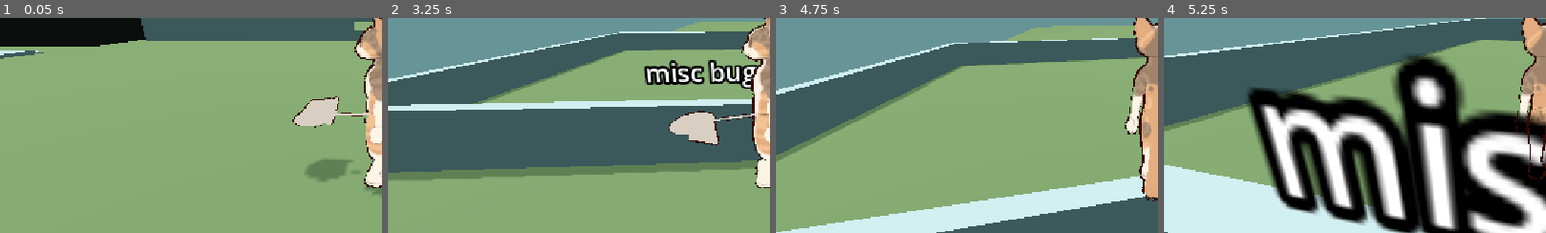
Above: before the commit, frames 1-4 (left to right).
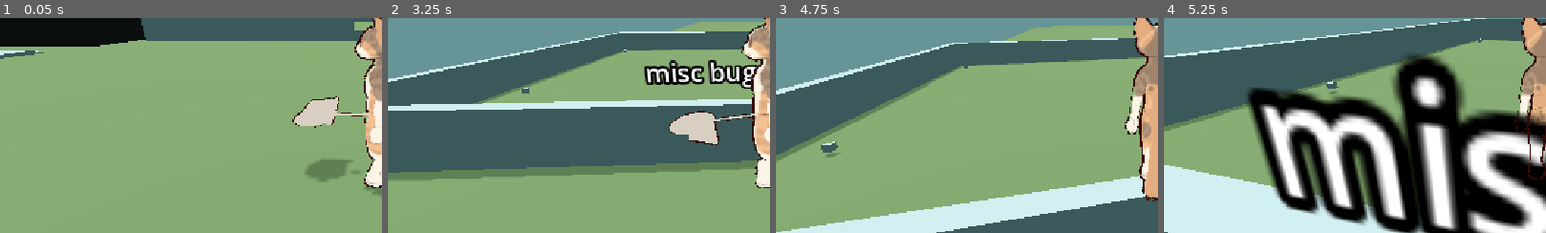
Above: after the commit, the same moments.

Repository: LaurenZeigler/Bug-Catcher
Game: Godot game, scene res://assets/_Scenes/Prototyping/Playground.tscn
The game is run twice, just before and just after one commit, with the same random seed, the same clock (stepped at 60 frames per second) and the same inputs.
Inputs (mouse positions are % of the whole screen's width and height, from its top left):
- Up to frame 1 (0.05 s): no input
- Up to frame 2 (3.25 s): move the mouse to (49, 52) at 0.52 s; hold Ctrl (sneak) 0.53-1.28 s; hold W (move_up) 0.53-2.78 s; tap Space (jump) at 0.77, 1.52, 3.02 s; move the mouse to (57, 51) at 1.27 s; tap Shift (sprint) at 1.35 s; move the mouse to (42, 49) at 2.02 s; hold E (use_tool) 2.03-2.78 s; move the mouse to (51, 50) at 2.77 s; hold A (move_left) from 2.78 s (still down); tap Ctrl (sneak) at 2.85 s
- Up to frame 3 (4.75 s): move the mouse to (46, 48) at 3.52 s; release A (move_left) at 3.53 s; hold Shift (sprint) 3.53-4.28 s; hold W (move_up) from 3.53 s (still down); tap Space (jump) at 3.77, 4.52 s; move the mouse to (55, 50) at 4.27 s; tap E (use_tool) at 4.35 s
- Up to frame 4 (5.25 s): keep holding W (move_up); move the mouse to (45, 50) at 5.02 s; hold Ctrl (sneak) from 5.03 s (still down)
The pictures show only the part of the screen within x 0-50%, y 35-85%; the shares and areas given below are measured in that part.

The runs differ from the first frame. In frame 2, less than 0.1% of the frame differs, in the area x 35-63%, y 14-36%; in frame 3, 0.2%, in the area x 11-51%, y 22-65%; in frame 4, 0.1%.

Commit message:
bug fixed bugs, rotation, navigation, findparentbait

Diff:
--- a/bugc/assets/Bugs/bFunction/bugBehavior.gd
+++ b/bugc/assets/Bugs/bFunction/bugBehavior.gd
@@ -32,6 +32,7 @@
 
 var isRunning : bool = false
 var playerTarget
+var bait_list : Array
 var bait
 
 var target_position : Vector3
@@ -52,7 +53,7 @@
 		else:
 			move_toward_target(walk_speed)
 	elif state == State.BAITED:
-		run_to_target(bait)
+		run_to_target()
 	elif state == State.IDLE:
 		dir = Vector3(0,0,0)
 	velocity = dir * walk_speed
@@ -94,17 +95,18 @@
 	var total = (sign(pos_dif.x) * pos_dif.x) + (sign(pos_dif.z) * pos_dif.z)
 	var direction = Vector3(pos_dif.x / total, 0, pos_dif.z / total)
 
+
 	dir = direction * (walk_speed * 4)
 	#move_and_slide()
 	if direction.length() > 0:
-		var target_rotation = global_transform.looking_at(direction).basis
+		var target_rotation = global_transform.looking_at(target.position).basis
 		global_transform.basis = global_transform.basis.slerp(target_rotation,0.1)
 
-func run_to_target(target):
+func run_to_target():
 	timer.stop()
-
-	if ((target != null) and (target.find_parent("baitBase") != null)):
-		var target_position = target.find_parent("baitBase").position
+	var target = bait_list[0]
+	if ((target != null) and (target.get_meta("Bait") != null)):
+		var target_position = target.global_position
 		#direction math, ask Kade if curious
 		var pos_dif = (global_position - target_position)
 		var total = (sign(pos_dif.x) * pos_dif.x) + (sign(pos_dif.z) * pos_dif.z)
@@ -112,7 +114,7 @@
 
 		dir = direction * (walk_speed)
 		if direction.length() > 0:
-			var target_rotation = global_transform.looking_at(direction).basis
+			var target_rotation = target.global_transform.looking_at(global_position).basis
 			global_transform.basis = global_transform.basis.slerp(target_rotation,0.1)
 
 
@@ -131,20 +133,26 @@
 func detected_body_distanced(body):
 	if (body.get_meta("Bait") != null):
 		detected_bait(body)
-	else:
+		print("detecting bait")
+	else:
+		print("reacting to player")
 		react_to_player(body)
 
 func detected_bait(body):
-	bait = body
+	if (!bait_list.has(body)):
+		bait_list.append(body)
 	state = State.BAITED
 	print("bait detected")
 	print(body.get_meta("Bait"))
 
 func eat_bait(body):
 	print("ate the bait")
+	bait_list.remove_at(bait_list.find(body))
 	state = State.IDLE
 	timer.start(idle_duration * 2)
-	body.find_parent("baitBase").queue_free()
+	print(body.get_path())
+	var one_body = body.get_parent()
+	one_body.get_parent().queue_free()
 
 func react_to_player(body):
 	playerTarget = body
--- a/bugc/assets/_Scenes/Prototyping/Playground.tscn
+++ b/bugc/assets/_Scenes/Prototyping/Playground.tscn
@@ -6,7 +6,6 @@
 [ext_resource type="PackedScene" uid="uid://c67b40l25ukqc" path="res://assets/_Scenes/Prototyping/whiteboxObjects/whitebox_cube.tscn" id="3_btpeq"]
 [ext_resource type="PackedScene" uid="uid://cywxeqe0fpq6m" path="res://assets/Bugs/bFunction/bug_nest.tscn" id="4_a07t8"]
 [ext_resource type="PackedScene" uid="uid://cj6fdb4g15x4n" path="res://assets/Bugs/bBin/Solitary/aphid/Aphid.tscn" id="4_rk3c5"]
-[ext_resource type="PackedScene" uid="uid://d1hyt5u2fl4c" path="res://assets/Bugs/bBin/Solitary/ant/ant.tscn" id="6_4spru"]
 [ext_resource type="PackedScene" uid="uid://bxitgor7thwjp" path="res://assets/MainCharacter/Inventory/iBin/tools/tFunction/bait_base.tscn" id="6_btpeq"]
 [ext_resource type="PackedScene" uid="uid://c7p8c11v1ovjr" path="res://assets/Bugs/bBin/bugNodeTemplate.tscn" id="8_mxwkx"]
 [ext_resource type="PackedScene" uid="uid://ck32yamv1nkc8" path="res://assets/_Scenes/Prototyping/whiteboxObjects/whitebox_stairs.tscn" id="8_qsoa8"]
@@ -44,11 +43,17 @@
 [node name="MainCharacter" parent="GAME_nodes" unique_id=882916200 instance=ExtResource("1_a4hq8")]
 transform = Transform3D(1, 0, 0, 0, 1, 0, 0, 0, 1, -13.302658, -1.9073486e-06, -10.594297)
 
+[node name="baitBase3" parent="." unique_id=1031670082 instance=ExtResource("6_btpeq")]
+transform = Transform3D(1, 0, 0, 0, 1, 0, 0, 0, 1, -26.4967, 0.06537342, -42.693344)
+
 [node name="BugNest" parent="." unique_id=85989814 instance=ExtResource("4_a07t8")]
 transform = Transform3D(1, 0, 0, 0, 1, 0, 0, 0, 1, -12.282652, 1.2991986, -35.510014)
-items = Array[PackedScene]([ExtResource("4_rk3c5"), ExtResource("8_mxwkx"), ExtResource("6_4spru")])
+items = Array[PackedScene]([ExtResource("4_rk3c5")])
 
-[node name="baitBase" parent="." unique_id=1031670082 instance=ExtResource("6_btpeq")]
+[node name="baitBase2" parent="." unique_id=687256536 instance=ExtResource("6_btpeq")]
+transform = Transform3D(1, 0, 0, 0, 1, 0, 0, 0, 1, -25.906578, 0.13118841, -30.961615)
+
+[node name="baitBase" parent="." unique_id=1865278169 instance=ExtResource("6_btpeq")]
 transform = Transform3D(1, 0, 0, 0, 1, 0, 0, 0, 1, -26.440876, 0.065594204, -26.121042)
 
 [node name="mainBug" parent="." unique_id=538178057 instance=ExtResource("8_mxwkx")]
